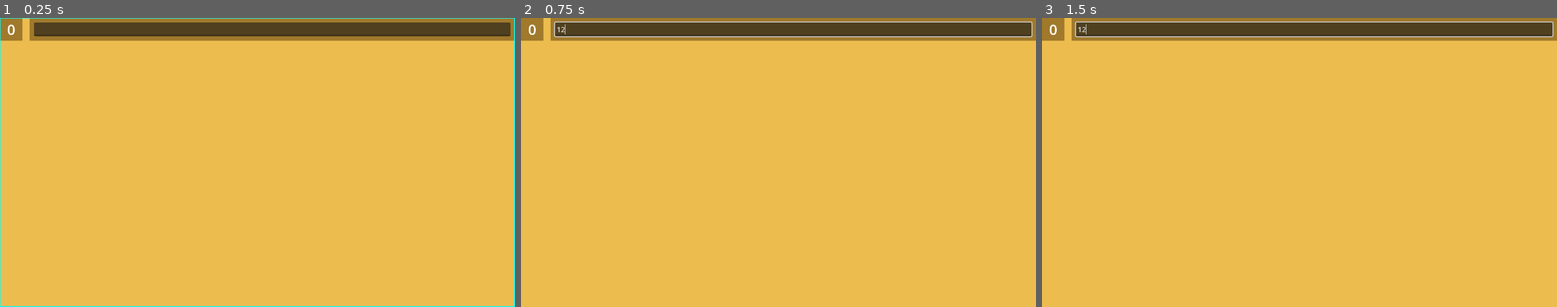
Above: before the commit, frames 1-3 (left to right).
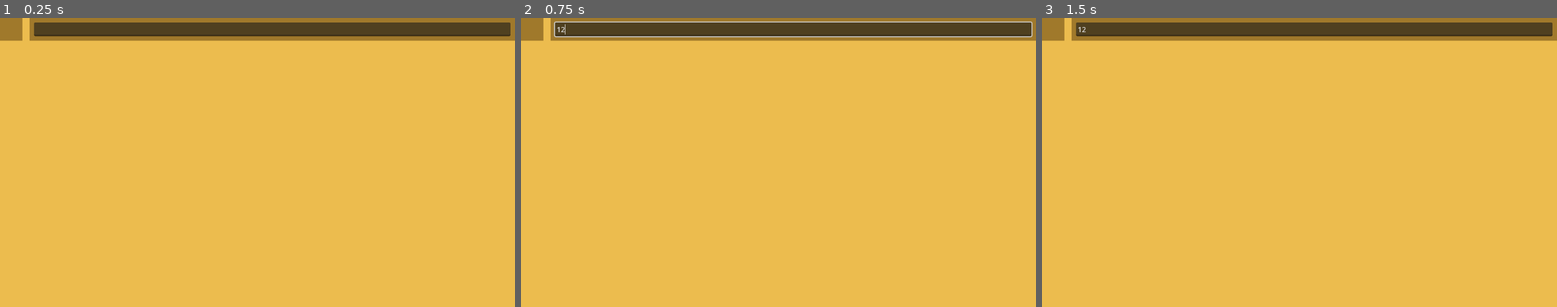
Above: after the commit, the same moments.

Repository: HBuminY/ipucu-app
Game: Godot game, scene res://scenes/card.tscn
The game is run twice, just before and just after one commit, with the same random seed, the same clock (stepped at 60 frames per second) and the same inputs. This scene is started directly instead of the project's main scene.
Inputs (mouse positions are in pixels of both pictures, inside the frame that each line leads up to):
- Up to frame 1 (0.25 s): no input
- Up to frame 2 (0.75 s): click (793, 29) at 0.52 s; type "12" at 0.6 s
- Up to frame 3 (1.5 s): tap Enter (enter_selected, bound only after the commit) at 1.25 s; move the mouse to (1412, 148) at 1.27 s; hold Right (navigate_right) from 1.28 s (still down); hold Enter (enter_selected, bound only after the commit) from 1.28 s (still down); click (1412, 148) at 1.42 s

The runs differ from the first frame. In frame 1, 1.1% of the frame differs, in the area x 0-100%, y 0-100%; in frame 2, less than 0.1%; in frame 3, 0.9%.
Error after the commit: Invalid call. Nonexistent function 'set_focus' in base 'Nil'. (res://scripts/card.gd:8)

Commit message:
main app navigation complete

Diff:
--- a/ipucu-app-src/project.godot
+++ b/ipucu-app-src/project.godot
@@ -20,7 +20,7 @@
 [autoload]
 
 Project="*uid://b3uaatxw16b51"
-Focus="*uid://d2qscnfxk2sec"
+Focus="*uid://b3k45eevo10l1"
 
 [display]
 
@@ -66,6 +66,11 @@
 , Object(InputEventJoypadMotion,"resource_local_to_scene":false,"resource_name":"","device":-1,"axis":1,"axis_value":1.0,"script":null)
 ]
 }
+ui_text_submit={
+"deadzone": 0.5,
+"events": [Object(InputEventKey,"resource_local_to_scene":false,"resource_name":"","device":16,"window_id":0,"alt_pressed":false,"shift_pressed":false,"ctrl_pressed":false,"meta_pressed":false,"pressed":false,"keycode":4194310,"physical_keycode":0,"key_label":0,"unicode":0,"location":0,"echo":false,"script":null)
+]
+}
 add_new={
 "deadzone": 0.2,
 "events": [Object(InputEventKey,"resource_local_to_scene":false,"resource_name":"","device":-1,"window_id":0,"alt_press …(191 unchanged characters)…
@@ -101,6 +106,11 @@
 "events": [Object(InputEventKey,"resource_local_to_scene":false,"resource_name":"","device":-1,"window_id":0,"alt_press …(195 unchanged characters)…
 ]
 }
+enter_selected={
+"deadzone": 0.2,
+"events": [Object(InputEventKey,"resource_local_to_scene":false,"resource_name":"","device":-1,"window_id":0,"alt_pressed":false,"shift_pressed":false,"ctrl_pressed":false,"meta_pressed":false,"pressed":false,"keycode":0,"physical_keycode":4194309,"key_label":0,"unicode":0,"location":0,"echo":false,"script":null)
+]
+}
 
 [physics]
 
--- a/ipucu-app-src/scenes/card.tscn
+++ b/ipucu-app-src/scenes/card.tscn
@@ -11,6 +11,7 @@
 anchor_bottom = 1.0
 grow_horizontal = 2
 grow_vertical = 2
+focus_mode = 2
 theme = SubResource("Theme_3qxrq")
 theme_type_variation = &"card"
 script = ExtResource("1_6u4wf")
@@ -49,4 +50,5 @@
 theme_type_variation = &"margin_small"
 
 [node name="LineEdit" type="LineEdit" parent="ScrollContainer/VBoxContainer/HBoxContainer/PanelContainer/MarginContainer" unique_id=1605469426]
+unique_name_in_owner = true
 layout_mode = 2
--- a/ipucu-app-src/scenes/card_item.tscn
+++ b/ipucu-app-src/scenes/card_item.tscn
@@ -5,6 +5,7 @@
 [node name="card_item" type="MarginContainer" unique_id=1910491410]
 offset_right = 168.0
 offset_bottom = 71.0
+focus_mode = 2
 theme_type_variation = &"margin_small"
 script = ExtResource("1_wad81")
 
@@ -21,10 +22,12 @@
 theme_type_variation = &"card_item"
 
 [node name="LineEdit" type="LineEdit" parent="PanelContainer/MarginContainer/HBoxContainer" unique_id=773715684]
+unique_name_in_owner = true
 layout_mode = 2
 size_flags_horizontal = 3
 
 [node name="Button" type="Button" parent="PanelContainer/MarginContainer/HBoxContainer" unique_id=375042510]
+unique_name_in_owner = true
 custom_minimum_size = Vector2(40, 0)
 layout_mode = 2
 theme_type_variation = &"toggle_button"
--- a/ipucu-app-src/scripts/card.gd
+++ b/ipucu-app-src/scripts/card.gd
@@ -12,24 +12,38 @@
 	if Focus.focused_node==self:
 		if event.is_action_pressed("escape"):
 			Focus.clear_focus()
+			get_viewport().set_input_as_handled()
+
+		if event.is_action_pressed("navigate_left"):
+			var ind = Project.cards.find(self);
+			if ind>0:ind-=1
+			else: ind = Project.cards.size()-1
+			Focus.set_focus(Project.cards[ind]);
+			get_viewport().set_input_as_handled()
+
+		if event.is_action_pressed("navigate_right") || event.is_action_pressed("navigate_jump"):
+			var ind = Project.cards.find(self);
+			if ind<Project.cards.size()-1: ind+=1
+			else: ind=0;
+			Focus.set_focus(Project.cards[ind]);
+			get_viewport().set_input_as_handled()
 
 		if event.is_action_pressed("add_new"):
-			var new_item = CardItemScn.instantiate();
+			var new_item:CardItem = CardItemScn.instantiate();
+			new_item.parent_card=self;
 			$ScrollContainer/VBoxContainer.add_child(new_item);
 			card_items.append(new_item);
 			$ScrollContainer.set_deferred("scroll_vertical", 9999999)
+			get_viewport().set_input_as_handled()
 
 		if event.is_action_pressed("navigate_down"):
-			if Focus.focused_node==self:
+			if not card_items.is_empty():
 				Focus.set_focus(card_items[0])
-			#if card_items.has(Focus.focused_node):
-				#var ind = card_items.find(Focus.focused_node);
-				#if ind<card_items.size()-1:ind+=1;
-				#Focus.set_focus(card_items[ind]);
+				get_viewport().set_input_as_handled()
 
-
-		if event.is_action_pressed("navigate_up") && card_items.has(Focus.focused_node):
-			var ind = card_items.find(Focus.focused_node);
-			if ind<card_items.size()-1:ind+=1;
-			Focus.set_focus(card_items[ind]);
-			get_viewport().set_input_as_handled()
+		if event.is_action_pressed("enter_selected"):
+			if %LineEdit.has_focus():
+				call_deferred('grab_focus')
+			else:
+				%LineEdit.call_deferred("grab_focus");
+				get_viewport().set_input_as_handled()
--- a/ipucu-app-src/scripts/card_item.gd
+++ b/ipucu-app-src/scripts/card_item.gd
@@ -1,4 +1,58 @@
 extends MarginContainer
 class_name CardItem
+
 var item_name:String;
 var item_checked:bool;
+var parent_card:Card;
+var is_on_edit:bool;
+
+func _input(event: InputEvent) -> void:
+	if Focus.focused_node==self:
+		if event.is_action_pressed('navigate_down'):
+			var ind = parent_card.card_items.find(self);
+			if ind<parent_card.card_items.size()-1: ind+=1
+			else: ind=0;
+			Focus.set_focus(parent_card.card_items[ind]);
+			get_viewport().set_input_as_handled()
+
+		if event.is_action_pressed("navigate_up"):
+			var ind = parent_card.card_items.find(self);
+			if ind>0: ind-=1
+			else: ind = parent_card.card_items.size()-1;
+			Focus.set_focus(parent_card.card_items[ind]);
+			get_viewport().set_input_as_handled()
+
+		if event.is_action_pressed("navigate_left"):
+			%LineEdit.call_deferred("grab_focus");\
+			is_on_edit=true;
+
+		if event.is_action_pressed("navigate_right"):
+			%Button.call_deferred("grab_focus");
+			is_on_edit=true;
+
+		if event.is_action_pressed("escape"):
+			if is_on_edit:
+				is_on_edit=false;
+				call_deferred('grab_focus')
+			else:
+				Focus.set_focus(parent_card);
+			get_viewport().set_input_as_handled()
+
+		if event.is_action_pressed("enter_selected"):
+			if is_on_edit:
+				if %LineEdit.has_focus():
+					is_on_edit=false;
+					call_deferred("grab_focus")
+				if %Button.has_focus():
+					%Button.button_pressed=!%Button.button_pressed;
+			else:
+				is_on_edit=true;
+				%LineEdit.call_deferred("grab_focus");
+			get_viewport().set_input_as_handled()
+
+		if event.is_action_pressed("navigate_jump") && is_on_edit:
+			if %LineEdit.has_focus():
+				%Button.call_deferred('grab_focus');
+			if %Button.has_focus():
+				%LineEdit.call_deferred("grab_focus")
+			get_viewport().set_input_as_handled()
--- a/ipucu-app-src/scripts/columns.gd
+++ b/ipucu-app-src/scripts/columns.gd
@@ -1,27 +1,16 @@
 extends ScrollContainer
+class_name col_controller
+const card_scn = preload("res://scenes/card.tscn");
 
-const card_scn = preload("res://scenes/card.tscn");
+func _ready() -> void:
+	Focus.set_bg_node(self);
 
 func _unhandled_input(event: InputEvent) -> void:
 	if Focus.focused_node==null:
 		if event.is_action_pressed("add_new"):
 			var new_card = card_scn.instantiate();
 			$MarginContainer/HBoxContainer.add_child(new_card);
-	if event.is_action_pressed("navigate_left") && Project.cards.has(Focus.focused_node):
-		var ind = Project.cards.find(Focus.focused_node);
-		if ind>0:ind-=1
-		else: ind = Project.cards.size()-1
-		Focus.set_focus(Project.cards[ind]);
-		get_viewport().set_input_as_handled()
 
-	if event.is_action_pressed("navigate_right") || event.is_action_pressed("navigate_jump"):
-		if Project.cards.has(Focus.focused_node):
-			var ind = Project.cards.find(Focus.focused_node);
-			if ind<Project.cards.size()-1: ind+=1
-			else: ind=0;
-			Focus.set_focus(Project.cards[ind]);
-			get_viewport().set_input_as_handled()
-
-		if event.is_action_pressed("navigate_jump") && Project.cards.size()>0 && Focus.focused_node==null:
+		if event.is_action_pressed("navigate_jump") && Project.cards.size()>0:
 			Focus.set_focus(Project.cards[0])
 			get_viewport().set_input_as_handled()
--- a/ipucu-app-src/singletons/focus_controller.gd
+++ b/ipucu-app-src/singletons/focus_controller.gd
@@ -1,6 +1,9 @@
 extends Node
 
 var focused_node:Control;
+var _bg_node #is the node that clears focus on click (e.g. background node)
+#[can only be of a focusable class and owner of it's scene]
+@export var focusable_classes:Array[String]=[]
 
 class OutlineDrawer extends Control:
 	var outline_color: Color = Color.CYAN
@@ -13,6 +16,17 @@
 	func _draw() -> void:
 		var rect = Rect2(Vector2.ZERO, size)
 		draw_rect(rect, outline_color, false, thickness)
+
+func get_node_class_name(node: Node) -> String:
+	if not node:
+		return ""
+	var script = node.get_script()
+	if script:
+		var custom_name: StringName = script.get_global_name()
+		if not custom_name.is_empty():
+			return custom_name
+	return node.get_class()
+
 
 func set_outline(node: Control, state: bool, color: Color = Color.CYAN, thickness: float = 3.0) -> void:
 	if not is_instance_valid(node):
@@ -36,16 +50,24 @@
 
 func _input(event: InputEvent) -> void:
 	if event is InputEventMouseButton:
-		# Check if it was a LEFT CLICK and it was just PRESSED DOWN
-		if event.button_index == MOUSE_BUTTON_LEFT and event.pressed or event.button_index == MOUSE_BUTTON_RIGHT and event.pressed:
-			clear_focus();
-
-func set_focus(node:Control):
-	set_outline(focused_node, false);
-	focused_node=node;
-	set_outline(node, true);
-	node.grab_focus();
+		if event.pressed:
+			print(str(_bg_node))
+			var clicked_node = get_viewport().gui_get_hovered_control()
+			if clicked_node.owner==_bg_node:
+				clear_focus()
+			elif clicked_node and is_instance_valid(clicked_node) and get_node_class_name(clicked_node.owner) in focusable_classes:
+					set_focus(clicked_node.owner)
 
 func clear_focus():
 	set_outline(focused_node, false);
 	focused_node=null;
+
+func set_focus(node:Control):
+	if !focused_node == node:
+		set_outline(focused_node, false);
+		focused_node=node;
+		set_outline(node, true);
+		node.call_deferred('grab_focus')
+
+func set_bg_node(node:Node):
+		_bg_node=node;
